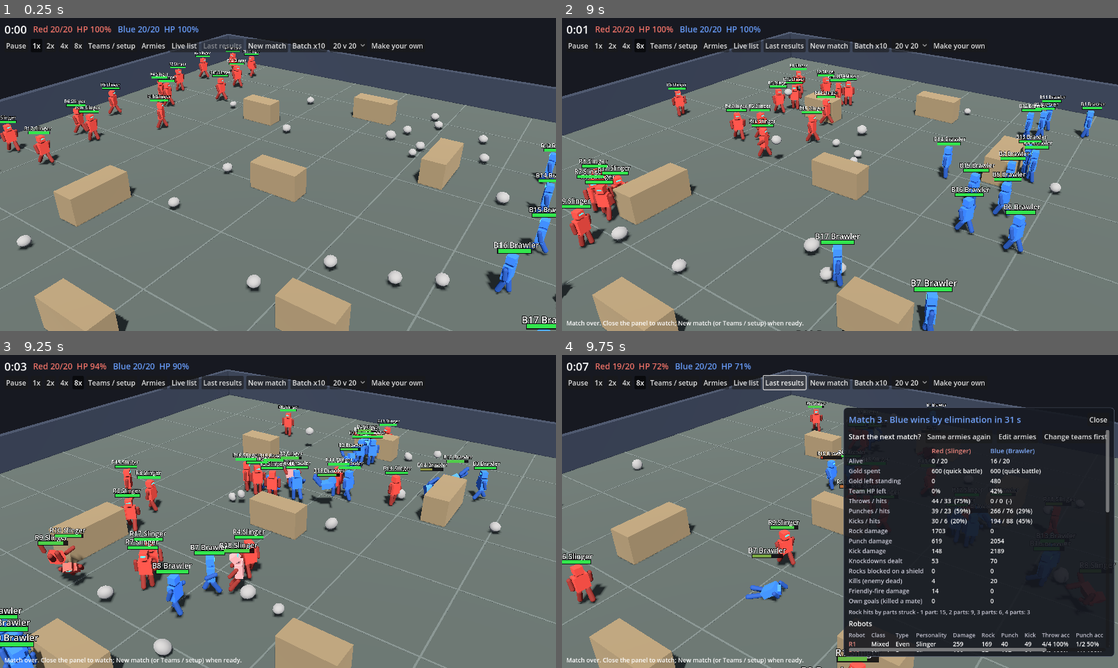
Above: before the commit, frames 1-4 (two rows, left to right).
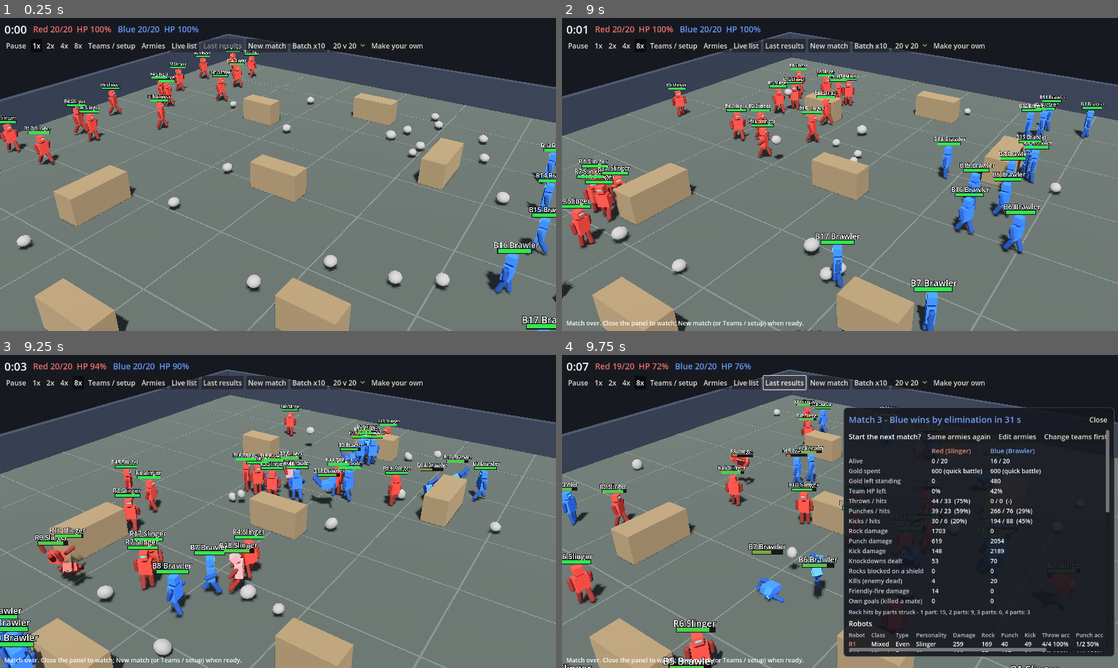
Above: after the commit, the same moments.

Repository: nathandunn/legion-bots
Game: Godot game, scene res://scenes/Main.tscn
Two runs of this game, one before a commit and one after it. Both use one fixed random seed, a clock stepped at 60 frames per second and the inputs below.
Inputs:
- Up to frame 1 (0.25 s): no input
- Up to frame 2 (9 s): click "New match" at 0.5 s; click "New match" at 1.25 s; click "1x" at 2 s; click "2x" at 2.75 s; click "4x" at 3.5 s; click "8x" at 4.25 s; click "Teams / setup" at 5 s; click "Slinger" at 5.75 s; click "Even" at 6.5 s; click "Armies" at 7.25 s; click "Live list" at 8 s; click "Same armies again" at 8.75 s
- Up to frame 3 (9.25 s): no input
- Up to frame 4 (9.75 s): click "Last results" at 9.5 s

Frames 1-2 are identical in both runs. In frame 3, 0.2% of the frame differs, in the area x 50-57%, y 16-30%; in frame 4, 5.2%, in the area x 0-100%, y 2-100%.

Commit message:
Headless armies: preset names, class:count:type:personality, and gold in SUMMARY
- --red= / --blue= now take a preset army name, a comma-separated list of
  class:count:type:personality squads, or (as before) a bare personality for
  the whole side, which still spawns TEAM_SIZE do-everything robots
- headless armies are laid out on their own half automatically; --sandbox
  lifts the gold limit
- the batch summary gains cost_left and kills_per_gold by class per side - the
  number M3 calibrates the placeholder costs against - and names the armies
- --classcheck prints each class's derived numbers with an Even type and
  asserts they match the base constants exactly
- wires the placement screen: Armies hides the HUD and opens the builder,
  Fight! starts the match, and a match that ends while the builder is open
  holds its results panel until you close it

Co-Authored-By: Claude <noreply@anthropic.com>

Diff:
--- a/scripts/main.gd
+++ b/scripts/main.gd
@@ -9,6 +9,7 @@
 var arena: Arena
 var cam: CameraRig
 var hud: Hud
+var placement: Placement
 var headless := false
 var batch_left := 0
 var batch_results: Array[Dictionary] = []
@@ -16,6 +17,7 @@
 var _base_seed := -1
 var _last_result: Dictionary = {}
 var _results_shown_for := -1
+var _result_waiting := -1   # a match that ended while the army builder was open
 
 
 func _ready() -> void:
@@ -42,11 +44,15 @@
 		if qs.is_valid_int():
 			MatchManager.TEAM_SIZE = clampi(int(qs), 1, MatchManager.MAX_SIZE)
 	if args.has("red"):
-		manager.team_personalities[0] = Personality.preset(args["red"])
-		manager.team_preset_names[0] = args["red"]
+		_apply_army_arg(0, String(args["red"]))
 	if args.has("blue"):
-		manager.team_personalities[1] = Personality.preset(args["blue"])
-		manager.team_preset_names[1] = args["blue"]
+		_apply_army_arg(1, String(args["blue"]))
+	if args.has("sandbox"):
+		manager.sandbox = true
+	if args.has("classcheck"):
+		_class_check()
+		get_tree().quit()
+		return
 	if args.has("type"):
 		for t in 2:
 			manager.team_types[t] = RobotType.preset(args["type"])
@@ -64,7 +70,7 @@
 		manager.time_limit = float(args.get("cap", "300"))  # sims can't wait forever; real matches do
 		set_sim_speed(20.0)
 		batch_left = maxi(int(args.get("sim", "5")), 1)
-		print("Rock Bots headless sim: %d matches, %s vs %s" % [batch_left, manager.team_preset_names[0], manager.team_preset_names[1]])
+		print("Legion Bots headless sim: %d matches, Red %s vs Blue %s" % [batch_left, _army_arg_label(0), _army_arg_label(1)])
 		_start_next()
 		return
 
@@ -74,6 +80,15 @@
 	hud = Hud.new()
 	add_child(hud)
 	hud.setup(manager)
+	placement = Placement.new()
+	placement.manager = manager
+	placement.cam = cam
+	add_child(placement)
+	placement.fight_requested.connect(func(): batch_left = 0; batch_results.clear(); _start_next())
+	placement.closed.connect(_on_placement_closed)
+	hud.armies_requested.connect(func():
+		hud.visible = false
+		placement.open_screen())
 	hud.new_match_requested.connect(func(): batch_left = 0; batch_results.clear(); _start_next())
 	hud.batch_requested.connect(_run_batch)
 	hud.speed_changed.connect(set_sim_speed)
@@ -133,6 +148,69 @@
 				if kv2[0] != "":
 					d[kv2[0]] = kv2[1].uri_decode() if kv2.size() > 1 else "1"
 	return d
+
+
+## --red= / --blue= take three shapes:
+##   "Shield Wall"                                   one of the preset armies
+##   "brawler:10:Bruiser:Brawler,slinger:6:Sniper:Slinger"   squads, class:count:type:personality
+##   "Slinger"                                       legacy: TEAM_SIZE do-everything robots
+func _apply_army_arg(t: int, spec: String) -> void:
+	var text := spec.strip_edges()
+	if text == "":
+		return
+	if text.contains(":"):
+		var entries: Array = []
+		for part in text.split(",", false):
+			var f: PackedStringArray = String(part).strip_edges().split(":")
+			if f.size() < 2 or not UnitClass.is_known(f[0]):
+				push_warning("ignoring army entry '%s'" % part)
+				continue
+			entries.append({"class": f[0].strip_edges().to_lower(), "count": maxi(int(f[1]), 0),
+				"type": String(f[2]).strip_edges() if f.size() > 2 else "Even",
+				"persona": String(f[3]).strip_edges() if f.size() > 3 else "Balanced"})
+		if not entries.is_empty():
+			manager.set_army_from_entries(t, entries)
+			return
+	if manager.apply_preset_army(t, text):
+		return
+	# legacy: a bare personality name for the whole side, do-everything robots, quick-battle size
+	manager.team_personalities[t] = CustomSlots.resolve_persona(text)
+	manager.team_preset_names[t] = text
+
+
+func _army_arg_label(t: int) -> String:
+	if manager.armies[t].is_empty():
+		return "%s (quick battle)" % manager.team_preset_names[t]
+	return manager.army_label(t)
+
+
+## --classcheck: prove that an Even type reproduces each class's base numbers exactly. It is
+## the one invariant the class table must never break, and it is cheaper to assert than to
+## re-derive by hand every time the costs move.
+func _class_check() -> void:
+	var even := RobotType.preset("Even")
+	print("class check (Even type, no jitter): base HP %d, speed %.2f, punch %.1f" % [
+		int(Robot.MAX_HP), Robot.SPEED, Robot.MAX_HP * Robot.PUNCH_MAX_FRAC])
+	var bad := 0
+	for cid in UnitClass.TABLE:
+		var uc := UnitClass.of(cid)
+		var r := Robot.new()
+		r.robot_type = even
+		r.unit_class = uc
+		r.personality = Personality.preset("Balanced")
+		r.apply_type()
+		var want_speed := Robot.SPEED * uc.speed_mult
+		var want_punch := Robot.MAX_HP * Robot.PUNCH_MAX_FRAC * uc.melee_mult
+		var got_punch := Robot.MAX_HP * Robot.PUNCH_MAX_FRAC * r.dmg_mult * r.melee_mult
+		var ok := is_equal_approx(r.max_hp, Robot.MAX_HP) and is_equal_approx(r.move_speed, want_speed) \
+			and is_equal_approx(got_punch, want_punch) and is_equal_approx(r.accuracy, Robot.ACCURACY)
+		if not ok:
+			bad += 1
+		print("  %-8s cost %2dg  hp %6.2f  speed %5.3f  punch %6.2f  acc %.3f  throws=%s carries=%s shield=%s  %s" % [
+			uc.label, uc.cost, r.max_hp, r.move_speed, got_punch, r.accuracy,
+			uc.throws, uc.carries, uc.shield, "OK" if ok else "MISMATCH"])
+		r.free()
+	print("class check: %s" % ("all classes reproduce their base numbers" if bad == 0 else "%d MISMATCHES" % bad))
 
 
 func _start_next() -> void:
@@ -216,8 +294,20 @@
 	_restart_timer = -1.0
 
 
+func _on_placement_closed() -> void:
+	if hud != null:
+		hud.visible = true
+	if _result_waiting >= 0:
+		var idx := _result_waiting
+		_result_waiting = -1
+		_on_celebration_finished(idx)
+
+
 func _on_celebration_finished(idx: int) -> void:
 	if hud == null or _last_result.is_empty() or manager.running or idx != manager.match_index or _results_shown_for == idx:
+		return
+	if placement != null and placement.is_open:
+		_result_waiting = idx   # the builder is open: the panel waits until it closes
 		return
 	if batch_left > 0:
 		return
@@ -235,8 +325,12 @@
 	var punches := [0, 0]
 	var punch_hits := [0, 0]
 	var kds := [0, 0]
+	var blocks := [0, 0]
 	var ff := [0.0, 0.0]
 	var hist := {}
+	# what the armies cost and what the gold bought, by class, across the whole batch
+	var cost_left := [0, 0]
+	var ledgers := [{}, {}]
 	for r in results:
 		if r["winner"] >= 0:
 			wins[r["winner"]] += 1
@@ -253,11 +347,19 @@
 			punches[t] += s["punches"][t]
 			punch_hits[t] += s["punch_hits"][t]
 			kds[t] += s["knockdowns"][t]
+			blocks[t] += int(s.get("blocks", [0, 0])[t])
 			ff[t] += s["friendly_fire"][t]
+			cost_left[t] += int(r.get("gold_left", [0, 0])[t])
+			var led: Dictionary = (r.get("classes", [{}, {}]) as Array)[t]
+			for cid in led:
+				if not ledgers[t].has(cid):
+					ledgers[t][cid] = {"kills": 0, "gold": 0}
+				ledgers[t][cid]["kills"] += int(led[cid]["kills"])
+				ledgers[t][cid]["gold"] += int(led[cid]["gold"])
 		for k in s["hitbox_hist"]:
 			hist[k] = int(hist.get(k, 0)) + int(s["hitbox_hist"][k])
 	var n := maxi(results.size(), 1)
-	var names := manager.team_preset_names
+	var names := [_army_arg_label(0), _army_arg_label(1)]
 	var txt := "Batch of %d: %s(%s) %d wins, %s(%s) %d wins, %d draws, avg %ds.  " % [
 		results.size(), MatchManager.TEAM_NAMES[0], names[0], wins[0], MatchManager.TEAM_NAMES[1], names[1], wins[1], draws, int(dur / n)]
 	for t in 2:
@@ -265,6 +367,19 @@
 		var pacc := float(punch_hits[t]) / maxf(punches[t], 1) * 100.0
 		txt += "%s per match: rock %d / punch %d / kick %d dmg, throw acc %d%%, punch acc %d%%, %d knockdowns, %d friendly-fire dmg.  " % [
 			MatchManager.TEAM_NAMES[t], int(dmg[t]["rock"] / n), int(dmg[t]["punch"] / n), int(dmg[t]["kick"] / n), int(acc), int(pacc), kds[t] / n, int(ff[t] / n)]
+	# the number M3 calibrates the costs against: kills bought per gold piece, by class
+	var kpg := [{}, {}]
+	for t in 2:
+		cost_left[t] = int(round(float(cost_left[t]) / float(n)))
+		for cid in ledgers[t]:
+			var gold: int = int(ledgers[t][cid]["gold"])
+			kpg[t][cid] = (float(ledgers[t][cid]["kills"]) / float(gold)) if gold > 0 else 0.0
+	for t in 2:
+		var parts := PackedStringArray()
+		for cid in kpg[t]:
+			parts.append("%s %.4f" % [cid, kpg[t][cid]])
+		txt += "%s gold left unspent %d; kills per gold: %s.  " % [
+			MatchManager.TEAM_NAMES[t], cost_left[t], ", ".join(parts) if parts.size() > 0 else "-"]
 	var hk := hist.keys()
 	hk.sort()
 	var hparts := PackedStringArray()
@@ -275,7 +390,9 @@
 		"text": txt,
 		"data": {"matches": results.size(), "wins": wins, "draws": draws, "avg_duration": dur / n,
 			"damage": dmg, "throws": throws, "rock_hits": rock_hits, "punches": punches, "punch_hits": punch_hits,
-			"hitbox_hist": hist, "knockdowns": kds, "friendly_fire": ff, "presets": names},
+			"hitbox_hist": hist, "knockdowns": kds, "blocks": blocks, "friendly_fire": ff, "presets": names,
+			"armies": [_army_arg_label(0), _army_arg_label(1)],
+			"cost_left": cost_left, "kills_per_gold": kpg},
 	}
 
 
